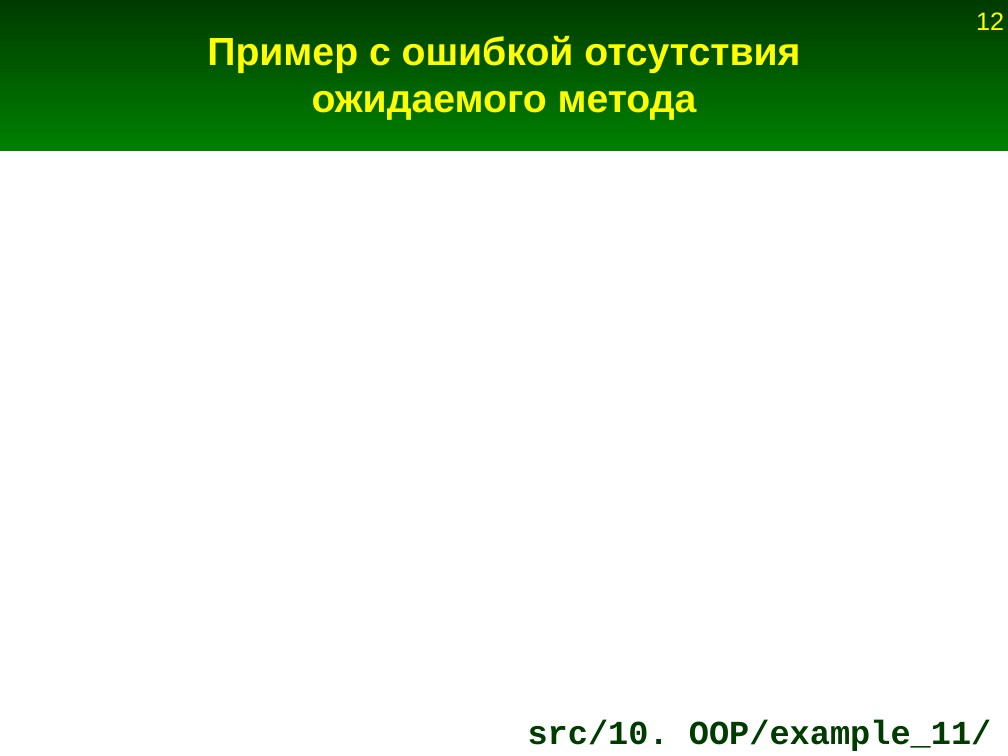
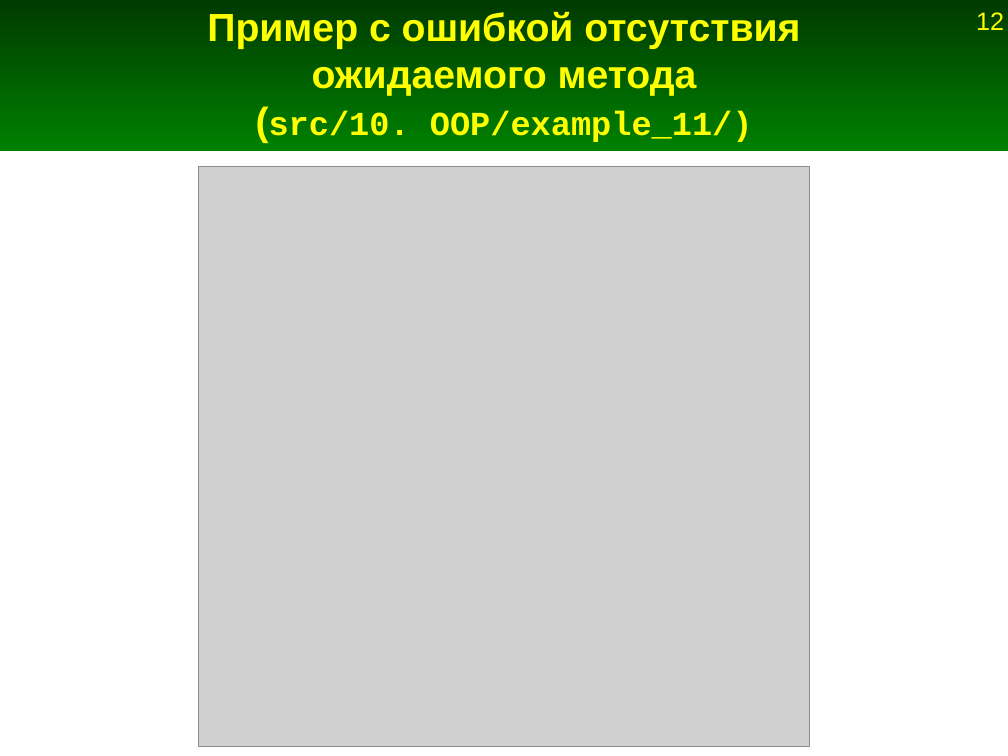
Before and after one commit to Jenyay/modelling, a slide deck: slide 12 of python language/presentations/12. OOP.odp. Drawn at 1008x756 pixels with LibreOffice and Linux fonts; fonts in the diff are those of the drawing; grey boxes stand for pictures. Boxes give left, top, right and bottom in pixels: in the first picture for what was removed or moved away, otherwise in the second. Text is boxed around its words. In the diff, an @@ line names an element or a change of style, - is before the commit and + after.

```diff
--- a/python language/presentations/12. OOP.odp
+++ b/python language/presentations/12. OOP.odp
@@ title at [207,11,800,142]: text changed @@
-Пример с ошибкой отсутствия ожидаемого метода
+Пример с ошибкой отсутствия ожидаемого метода
+(src/10. OOP/example_11/)
@@ picture added at [199,166,809,747] @@
@@ title removed at [528,719,992,751] @@
-src/10. OOP/example_11/
```
Also in this commit, not shown: 5 other slides changed.
